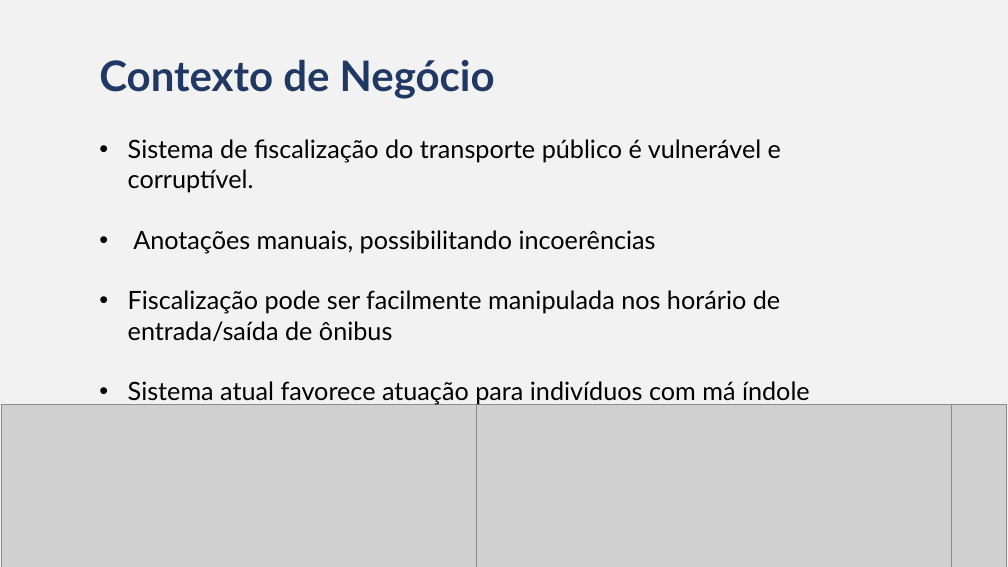
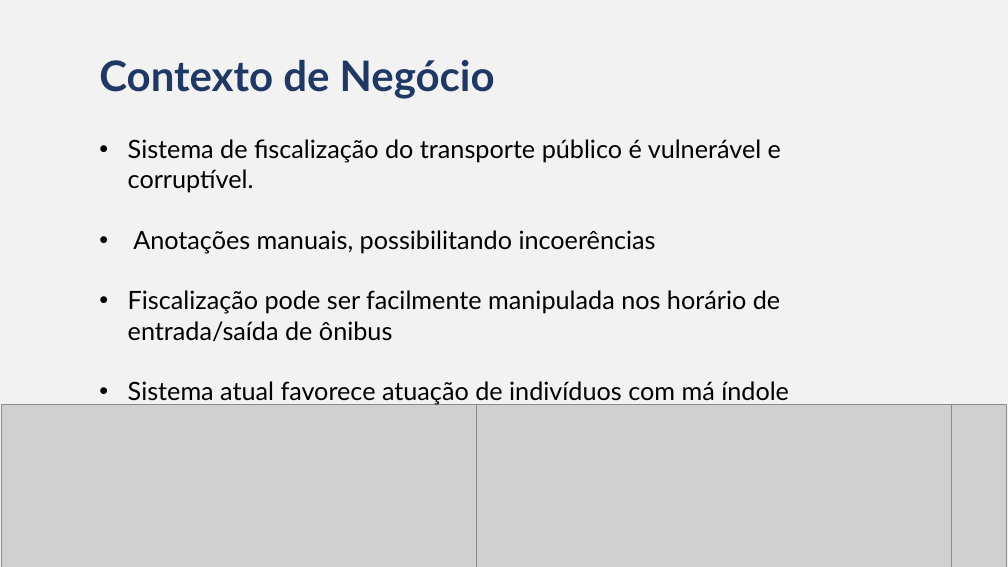
Before and after one commit to Bandtec-3SEM/Doc, a slide deck: slide 3 of Sprint1/Apresentacoes/PI_Contexto.pptx. Drawn at 1008x567 pixels with LibreOffice and Linux fonts; fonts in the diff are those of the drawing; grey boxes stand for pictures. Boxes give left, top, right and bottom in pixels: in the first picture for what was removed or moved away, otherwise in the second. Text is boxed around its words. In the diff, an @@ line names an element or a change of style, - is before the commit and + after.

```diff
--- a/Sprint1/Apresentacoes/PI_Contexto.pptx
+++ b/Sprint1/Apresentacoes/PI_Contexto.pptx
@@ text at bbox=[128, 381, 789, 405]: text changed @@
-• Sistema atual favorece atuação para indivíduos com má índole
+• Sistema atual favorece atuação de indivíduos com má índole
```
Also in this commit, not shown: 1 other slide changed, 1 slide added.
